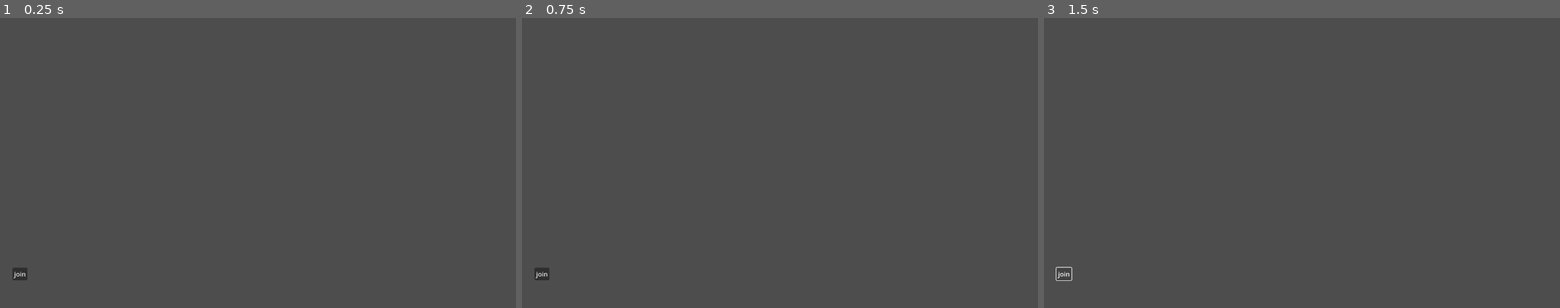
Above: before the commit, frames 1-3 (left to right).
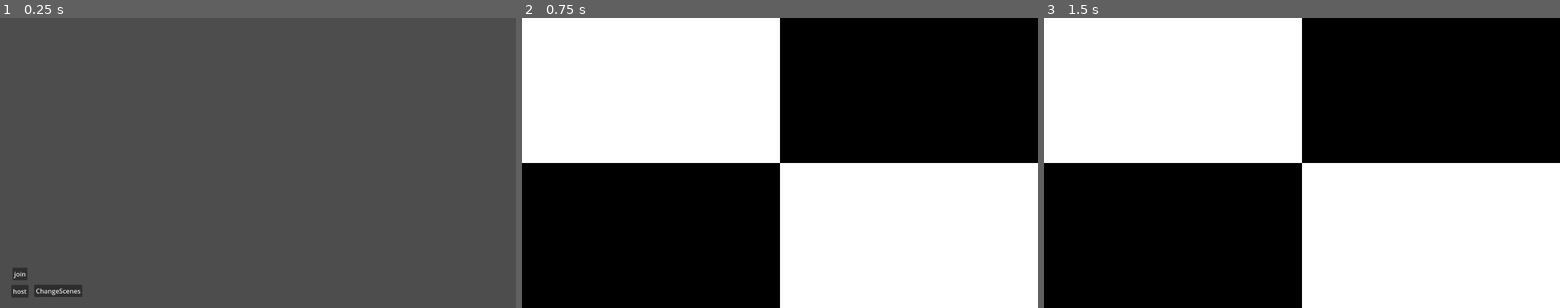
Above: after the commit, the same moments.

Repository: aleziz01/Multiplayer-game
Game: Godot game, scene res://scenes/multiplayer test.tscn
The game is run twice, just before and just after one commit, with the same random seed, the same clock (stepped at 60 frames per second) and the same inputs. This scene is started directly instead of the project's main scene.
Inputs (mouse positions are in pixels of both pictures, inside the frame that each line leads up to):
- Up to frame 1 (0.25 s): no input
- Up to frame 2 (0.75 s): click (578, 290) at 0.5 s, where only the run after the commit has a clickable "ChangeScenes"
- Up to frame 3 (1.5 s): click (1064, 273) at 1.25 s, where only the run before the commit has a clickable "join"

The runs differ from the first frame. In frame 1, 0.5% of the frame differs, in the area x 2-16%, y 92-97%; in frame 2, 100%, in the area x 0-100%, y 0-100%; in frame 3, 100%.

Commit message:
added bullets

Diff:
--- a/top-down-rounds/scenes/bean.tscn
+++ b/top-down-rounds/scenes/bean.tscn
@@ -10,12 +10,9 @@
 properties/0/path = NodePath(".:position")
 properties/0/spawn = true
 properties/0/replication_mode = 1
-properties/1/path = NodePath(".:collision_mask")
+properties/1/path = NodePath(".:rotation")
 properties/1/spawn = true
 properties/1/replication_mode = 1
-properties/2/path = NodePath(".:rotation")
-properties/2/spawn = true
-properties/2/replication_mode = 1
 
 [node name="CharacterBody2D" type="CharacterBody2D" groups=["player"]]
 z_index = 10
@@ -35,3 +32,8 @@
 
 [node name="MultiplayerSynchronizer" type="MultiplayerSynchronizer" parent="."]
 replication_config = SubResource("SceneReplicationConfig_sxpu0")
+visibility_update_mode = 1
+
+[node name="MultiplayerSpawner" type="MultiplayerSpawner" parent="."]
+_spawnable_scenes = PackedStringArray("res://scenes/bullet.tscn")
+spawn_path = NodePath("..")
--- /dev/null
+++ b/top-down-rounds/scenes/bullet.tscn
@@ -0,0 +1,37 @@
+[gd_scene load_steps=4 format=3 uid="uid://60hwehuoycko"]
+
+[ext_resource type="Script" path="res://scripts/bullet.gd" id="1_qspx2"]
+
+[sub_resource type="RectangleShape2D" id="RectangleShape2D_kf4lp"]
+size = Vector2(40, 10)
+
+[sub_resource type="SceneReplicationConfig" id="SceneReplicationConfig_2vk8x"]
+properties/0/path = NodePath(".:position")
+properties/0/spawn = true
+properties/0/replication_mode = 1
+properties/1/path = NodePath(".:rotation")
+properties/1/spawn = true
+properties/1/replication_mode = 1
+
+[node name="Bullet" type="Node2D"]
+script = ExtResource("1_qspx2")
+
+[node name="Polygon2D" type="Polygon2D" parent="."]
+scale = Vector2(0.5, 0.5)
+polygon = PackedVector2Array(80, -10, 0, -10, 0, 10, 80, 10)
+
+[node name="Area2D" type="Area2D" parent="."]
+
+[node name="CollisionShape2D" type="CollisionShape2D" parent="Area2D"]
+position = Vector2(20, 0)
+shape = SubResource("RectangleShape2D_kf4lp")
+
+[node name="MultiplayerSynchronizer" type="MultiplayerSynchronizer" parent="."]
+replication_config = SubResource("SceneReplicationConfig_2vk8x")
+
+[node name="Timer" type="Timer" parent="."]
+wait_time = 15.0
+autostart = true
+
+[connection signal="body_entered" from="Area2D" to="." method="_on_area_2d_body_entered"]
+[connection signal="timeout" from="Timer" to="." method="_on_timer_timeout"]
--- a/top-down-rounds/scenes/main.tscn
+++ b/top-down-rounds/scenes/main.tscn
@@ -10,6 +10,8 @@
 [node name="Main" type="Node2D"]
 script = ExtResource("1_47x2w")
 playerScene = ExtResource("2_0m1qq")
+
+[node name="Players" type="Node" parent="."]
 
 [node name="SpawnLocations" type="Node" parent="."]
 
@@ -71,3 +73,8 @@
 shape = SubResource("WorldBoundaryShape2D_42v5c")
 
 [node name="Camera2D" type="Camera2D" parent="."]
+
+[node name="MultiplayerSpawner" type="MultiplayerSpawner" parent="."]
+_spawnable_scenes = PackedStringArray("res://scenes/bean.tscn")
+spawn_path = NodePath("../Players")
+spawn_limit = 4
--- a/top-down-rounds/scenes/multiplayer test.tscn
+++ b/top-down-rounds/scenes/multiplayer test.tscn
@@ -10,10 +10,10 @@
 [node name="Node" type="Node" parent="."]
 
 [node name="Host" type="Button" parent="."]
-offset_left = 17.0
-offset_top = 677.0
-offset_right = 60.0
-offset_bottom = 708.0
+offset_left = -612.0
+offset_top = 303.0
+offset_right = -569.0
+offset_bottom = 334.0
 text = "host"
 
 [node name="Connect" type="Button" parent="."]
@@ -24,10 +24,10 @@
 text = "join"
 
 [node name="ChangeScenes" type="Button" parent="."]
-offset_left = 69.0
-offset_top = 676.0
-offset_right = 188.0
-offset_bottom = 707.0
+offset_left = -555.0
+offset_top = 302.0
+offset_right = -436.0
+offset_bottom = 333.0
 text = "ChangeScenes"
 
 [node name="MultiplayerSpawner" type="MultiplayerSpawner" parent="."]
--- a/top-down-rounds/scripts/bean.gd
+++ b/top-down-rounds/scripts/bean.gd
@@ -16,9 +16,26 @@
 		look_at(get_global_mouse_position())
 	move_and_slide()
 
-func _input(event: InputEvent) -> void:
+func _input(_event: InputEvent) -> void:
 	if Input.is_action_just_pressed("shoot"):
 		Shoot()
 
+@onready var parent=get_parent()
+var bullet=preload("res://scenes/bullet.tscn")
+
 func Shoot():
+	var bulletInstance=bullet.instantiate()
+	bulletInstance.dir=Vector2(cos(rotation),sin(rotation))
+	bulletInstance.global_position=global_position
+	bulletInstance.rotation=rotation
+	parent.add_child(bulletInstance,true)
+
+var hp=4
+func takeDamage():
+	hp-=1
+	if hp<=0:
+		die()
+
+@rpc("any_peer","call_local")
+func die():
 	pass
--- /dev/null
+++ b/top-down-rounds/scripts/bullet.gd
@@ -0,0 +1,15 @@
+extends Node2D
+
+var dir=Vector2.ZERO
+var speed=600
+
+func _process(delta: float) -> void:
+	position+=delta*dir*speed
+
+@onready var parent=get_parent().get_parent()
+func _on_area_2d_body_entered(body: Node2D) -> void:
+	if body!=parent and body.has_method("takeDamage"):
+		body.takeDamage()
+
+func _on_timer_timeout() -> void:
+	pass
--- a/top-down-rounds/scripts/main.gd
+++ b/top-down-rounds/scripts/main.gd
@@ -1,20 +1,18 @@
 extends Node2D
 
 @export var playerScene:PackedScene
+@onready var players: Node = $Players
+
 # Called when the node enters the scene tree for the first time.
 func _ready() -> void:
-	var index=0
-	for i in global.players:
-		var currentPlayer=playerScene.instantiate()
-		currentPlayer.name=str(global.players[i].id)
-		print(currentPlayer.name)
-		add_child(currentPlayer)
-		for spawn in get_tree().get_nodes_in_group("PlayerSpawnPoint"):
-			if spawn.name == str(index):
-				currentPlayer.global_position = spawn.global_position
-		index+=1
-
-
-# Called every frame. 'delta' is the elapsed time since the previous frame.
-func _process(delta: float) -> void:
-	pass
+	if multiplayer.is_server():
+		var index=0
+		for i in global.players:
+			var currentPlayer=playerScene.instantiate()
+			currentPlayer.name=str(global.players[i].id)
+			print(currentPlayer.name)
+			players.add_child(currentPlayer)
+			for spawn in get_tree().get_nodes_in_group("PlayerSpawnPoint"):
+				if spawn.name == str(index):
+					currentPlayer.global_position = spawn.global_position
+			index+=1
--- a/top-down-rounds/scripts/test.gd
+++ b/top-down-rounds/scripts/test.gd
@@ -18,6 +18,5 @@
 	peer.create_client("localhost",135)
 	multiplayer.multiplayer_peer = peer
 
-
 func _on_change_scenes_pressed() -> void:
 	get_tree().change_scene_to_file("res://scenes/main.tscn")
